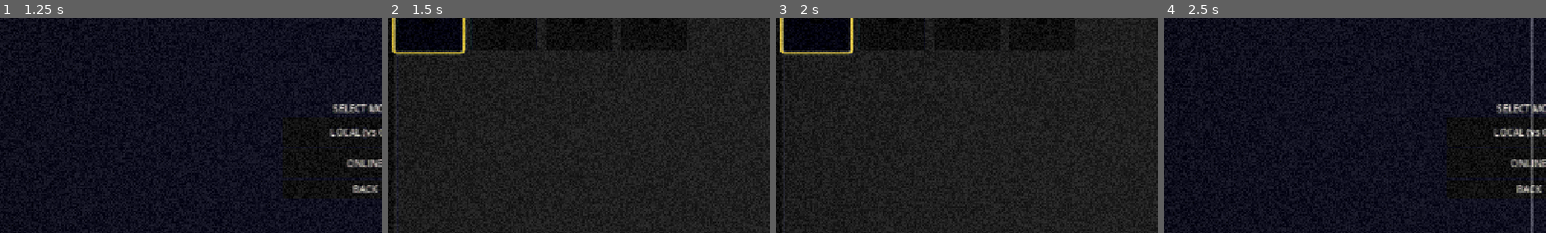
Above: before the commit, frames 1-4 (left to right).
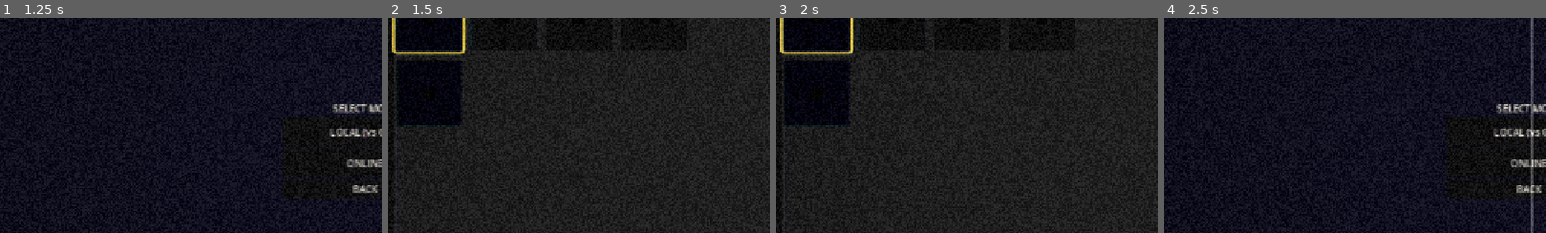
Above: after the commit, the same moments.

Repository: KallumWang/SuperSmashBrosUltimate
Game: Godot game, scene res://scenes/StartScreen.tscn
Two runs of this game, one before a commit and one after it. Both use one fixed random seed, a clock stepped at 60 frames per second and the inputs below.
Inputs:
- Up to frame 1 (1.25 s): click "START" at 0.5 s
- Up to frame 2 (1.5 s): click "LOCAL (vs CPU)" at 1.25 s
- Up to frame 3 (2 s): no input
- Up to frame 4 (2.5 s): click "BACK" at 2 s
The pictures show only the part of the screen within x 2-52%, y 19-69%; the shares and areas given below are measured in that part.

Frame 1 is identical in both runs. In frame 2, 3.1% of the frame differs, in the area x 2-19%, y 19-50%; in frame 3, 3.1%, in the area x 2-19%, y 20-50%; in frame 4, nothing differs.

Commit message:
added new character GUY BLACK

Diff:
--- a/Sprint_2_game_fixed/Sprint 2 game/smash-template/autoload/GameManager.gd
+++ b/Sprint_2_game_fixed/Sprint 2 game/smash-template/autoload/GameManager.gd
@@ -10,24 +10,25 @@
 var online_opponent_character: int = 1 # set once the other player picks in online Character Select
 
 # Up to 3 local CPU opponents for free-for-alls. Toggle "enabled" and
-# cycle "character" from the CPU Opponents screen (CpuSetup.tscn).
+
 var cpu_slots: Array = [
 	{"enabled": true, "character": 1},
 	{"enabled": false, "character": 2},
 	{"enabled": false, "character": 3},
 ]
 
-# Each entry fully defines a playable character. Movement fields feed
+#Movement
 # player.gd's physics directly. "attacks" has four moves - "neutral"
 # (plain attack button), "up" (hold up/jump + attack), "down" (hold
 # down + attack), and "back" (a pivot strike - reverse direction and
 # hit attack in the same beat to strike behind you) - each with its own
-# damage/knockback/range/angle, so different characters genuinely play
+# damage/knockback/range/angle, so different charactersplay
 # differently.
-#   speed/jump_velocity/gravity_scale/extra_jumps - movement feel
-#   weight       - how much knockback they take (lighter flies further)
-#   attacks.*.hits  - >1 means a quick multi-hit flurry
-#   attacks.*.angle - knockback launch angle in degrees (0 = flat, 90 = straight up)
+# speed/jump_velocity/gravity_scale/extra_jumps - movement feel
+# weight - how much knockback they take (lighter flies further)
+# attacks.*.hits  - >1 means a quick multi-hit flurry
+# attacks.*.angle - knockback launch angle in degrees
+#Basically just the Character's stats TS THE MOST IMPORTANT COMMENT SORTA
 var characters: Array = [
 	{
 		"name": "Guy Red",
@@ -88,5 +89,20 @@
 			"down":    {"damage": 6.0, "kb_base": 90.0, "kb_scale": 4.5, "range": 22.0, "startup": 0.04, "active": 0.1, "cooldown": 0.3, "hits": 1, "angle": 15.0},
 			"back":    {"damage": 4.0, "kb_base": 70.0, "kb_scale": 4.0, "range": 24.0, "startup": 0.03, "active": 0.12, "cooldown": 0.3, "hits": 1, "angle": 30.0},
 		},
+	}, # Added missing closing bracket here
+	{
+		"name": "Guy black",
+		"color": Color(0.0, 0.0, 0.0),
+		"speed": 380.0,
+		"jump_velocity": -640.0,
+		"gravity_scale": 0.7,
+		"extra_jumps": 2,
+		"weight": 0.8,
+		"attacks": {
+			"neutral": {"damage": 3.0, "kb_base": 50.0, "kb_scale": 4.0, "range": 26.0, "startup": 0.04, "active": 0.3, "cooldown": 0.35, "hits": 3, "angle": 35.0},
+			"up":      {"damage": 9.0, "kb_base": 130.0, "kb_scale": 6.0, "range": 24.0, "startup": 0.05, "active": 0.08, "cooldown": 0.3, "hits": 1, "angle": 85.0},
+			"down":    {"damage": 6.0, "kb_base": 90.0, "kb_scale": 4.5, "range": 22.0, "startup": 0.04, "active": 0.1, "cooldown": 0.3, "hits": 1, "angle": 15.0},
+			"back":    {"damage": 4.0, "kb_base": 70.0, "kb_scale": 4.0, "range": 24.0, "startup": 0.03, "active": 0.12, "cooldown": 0.3, "hits": 1, "angle": 30.0},
+		},
 	},
 ]
--- a/Sprint_2_game_fixed/Sprint 2 game/smash-template/scripts/character_select.gd
+++ b/Sprint_2_game_fixed/Sprint 2 game/smash-template/scripts/character_select.gd
@@ -1,13 +1,6 @@
 extends Control
-
-## Local mode: this picks YOUR character; CPU opponents are configured on
-## the next screen (CpuSetup.tscn).
-##
-## Online mode: both connected players land here after OnlineLobby reports
-## the relay room is full. Each picks independently; CONFIRM sends your
-## pick to the other player over the relay, and once both picks are in,
-## each side moves on to Game.tscn on its own (no single "host says go" -
-## everything here is symmetric between the two players).
+#this code should work for both CPU and Online
+#Hopefully it works how I intended and Online both players use WASD F
 
 @onready var grid: GridContainer = $VBox/Main/GridPanel/CharacterGrid
 @onready var cursor: Panel = $SelectionCursor
